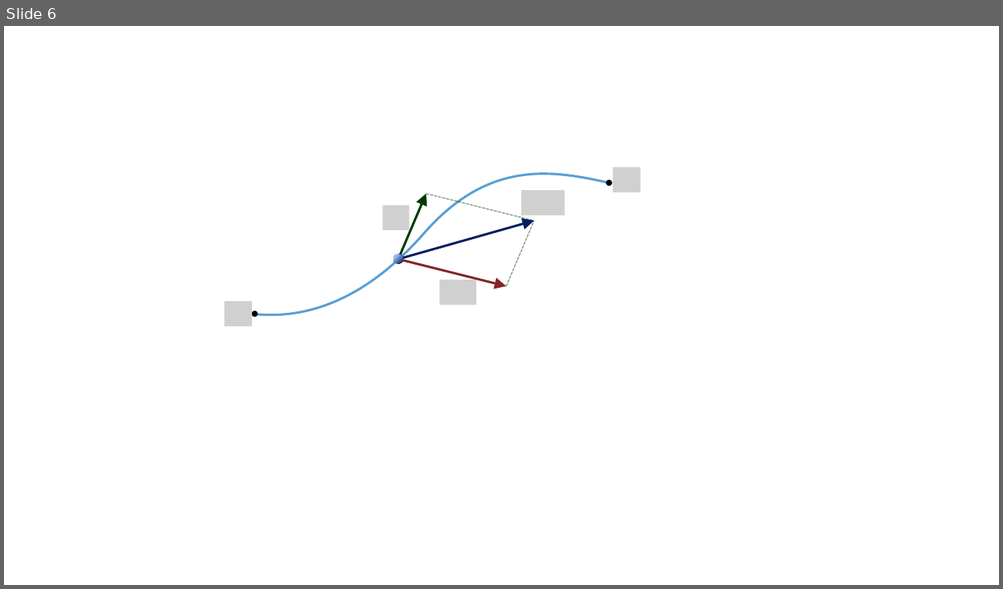
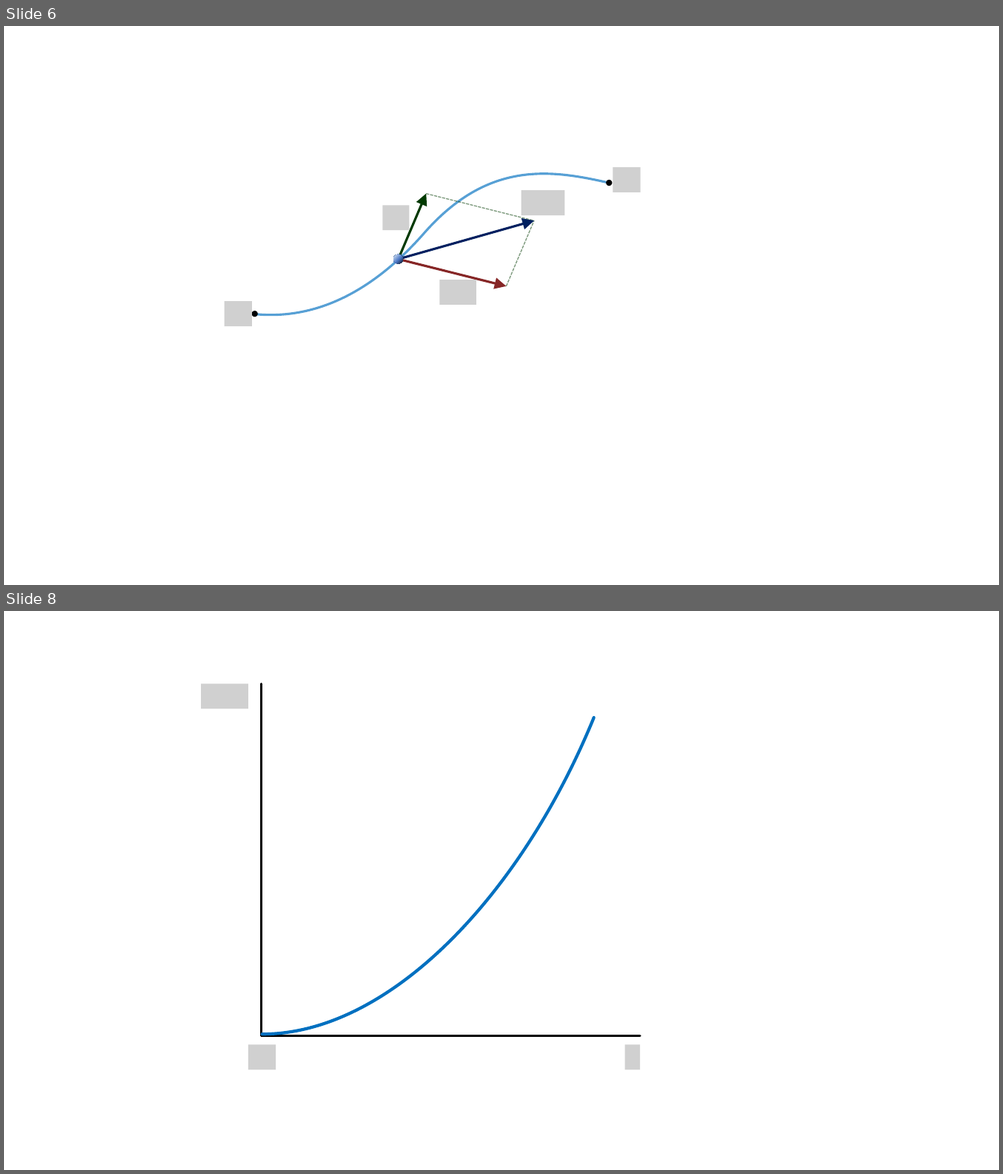
Before and after one commit to pararover/PHY01MJMN01R04_Mechanics, a slide deck: U2-Work-and-Energy/figures/all-figs.pptx. Shown one above the other, each under a label of ours: slide 6 before the commit, slides 6 and 8 after it; the slides between them are not shown. The pictures are 1003x589 and 1003x1174 pixels, drawn with LibreOffice and Linux fonts; fonts in the diff are those of the drawing; grey boxes stand for pictures. Boxes give left, top, right and bottom in pixels: in the first picture for what was removed or moved away, otherwise in the second. Text is boxed around its words. In the diff, an @@ line names an element or a change of style, - is before the commit and + after.

```diff
--- a/U2-Work-and-Energy/figures/all-figs.pptx
+++ b/U2-Work-and-Energy/figures/all-figs.pptx
@@ slide 8 added at [4,611,999,1170], background #FFFFFF @@
@@ picture added at [201,684,248,709] @@
@@ line added from (262, 684) to (262, 1037), #000000 2.25 pt @@
@@ freeform shape added at [262,718,595,1035], outline #0070C0 3 pt @@
@@ picture added at [248,1045,276,1071] @@
@@ line added from (262, 1037) to (640, 1037), #000000 2.25 pt @@
@@ picture added at [625,1045,640,1071] @@
```
Also in this commit, not shown: 2 other slides added, 5 other files.
